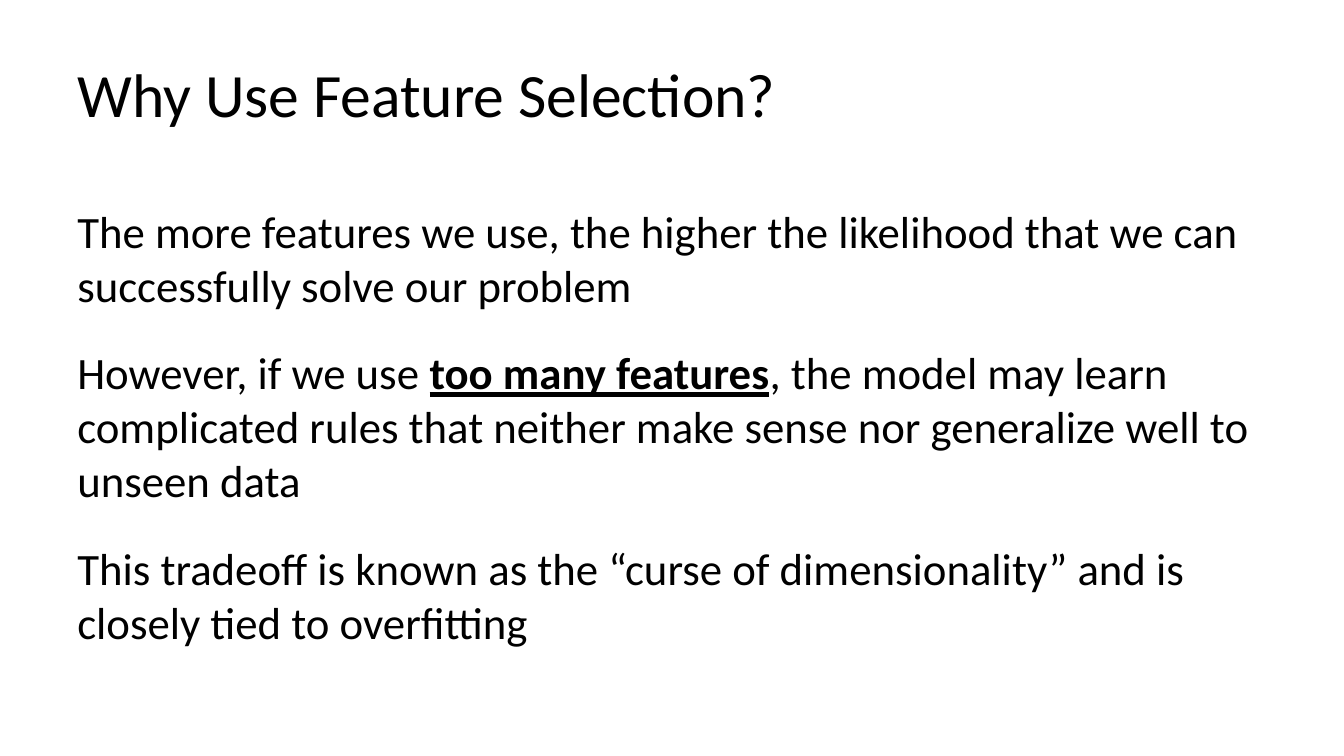
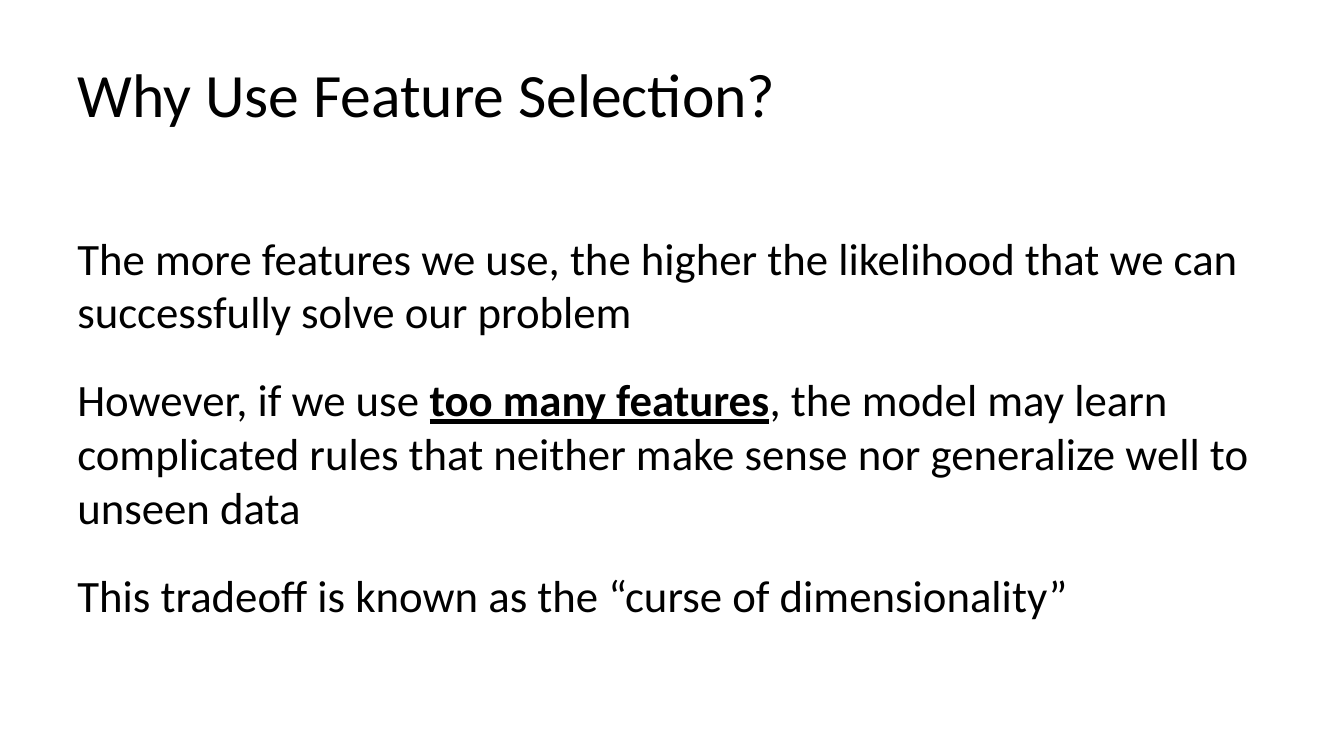
Before and after one commit to C4M-UofT/C4M-UofT.github.io, a slide deck: slide 21 of lectures/winter/6_ml_workflow/MachineLearning_tutorial.pptx (slide 22 before the commit). Drawn at 1344x756 pixels with LibreOffice and Linux fonts; fonts in the diff are those of the drawing. Boxes give left, top, right and bottom in pixels: in the first picture for what was removed or moved away, otherwise in the second. Text is boxed around its words. In the diff, an @@ line names an element or a change of style, - is before the commit and + after.

```diff
--- a/lectures/winter/6_ml_workflow/MachineLearning_tutorial.pptx
+++ b/lectures/winter/6_ml_workflow/MachineLearning_tutorial.pptx
@@ text at [77,580,1068,620]: text changed @@
-This tradeoff is known as the “curse of dimensionality” and is closely tied to overfitting
+This tradeoff is known as the “curse of dimensionality”
```
Also in this commit, not shown: 19 other slides changed, 5 slides added, 3 slides removed, 2 other files.
